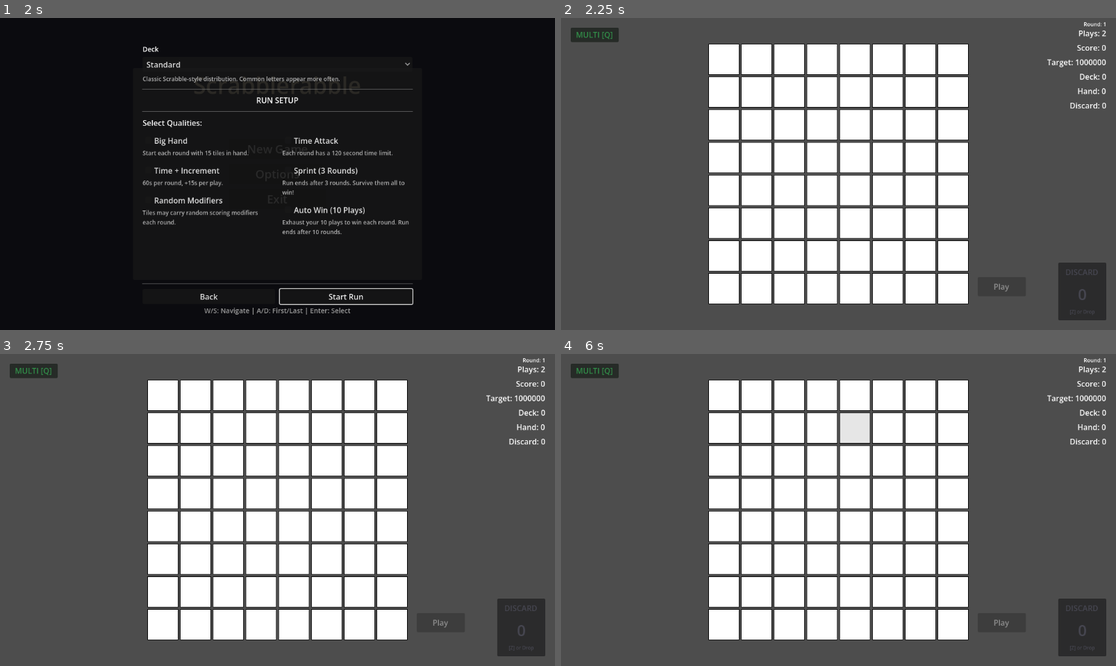
Above: before the commit, frames 1-4 (two rows, left to right).
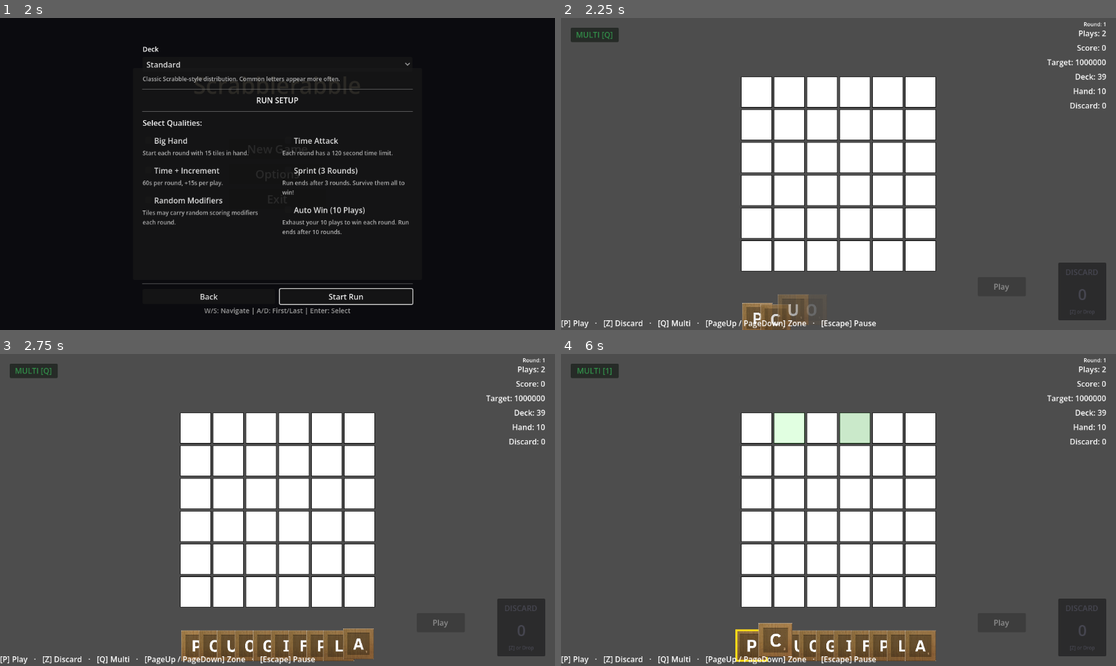
Above: after the commit, the same moments.

Repository: rcmilan/godot-scrabblerabble
Game: Godot game, scene res://scenes/title_screen/title_screen.tscn
Two runs of this game, one before a commit and one after it. Both use one fixed random seed, a clock stepped at 60 frames per second and the inputs below.
Inputs (mouse positions are in pixels of both pictures, inside the frame that each line leads up to):
- Up to frame 1 (2 s): click "New Game" at 0.5 s; click "New Game" at 1.25 s
- Up to frame 2 (2.25 s): click "Start Run" at 2 s
- Up to frame 3 (2.75 s): no input
- Up to frame 4 (6 s): tap Enter (ui_accept) at 2.75, 3.5, 5 s; drag from (721, 394) to (894, 441) at 2.77 s; drag from (755, 394) to (810, 572) at 3.52 s; tap Space (confirm_action) at 4.25, 5.75 s; move the mouse to (788, 394) at 4.27 s; hold D (navigate_right) 4.28-5 s; tap L (draw_tiles) at 4.35 s; click (788, 394) at 4.42 s; drag from (821, 394) to (672, 463) at 5.02 s; drag from (855, 394) to (866, 510) at 5.77 s

Frame 1 is identical in both runs. In frame 2, 17% of the frame differs, in the area x 0-99%, y 8-100%; in frame 3, 18%; in frame 4, 20%, in the area x 0-99%, y 4-100%.
Error before the commit: Parse Error: Cannot infer the type of "unicode" variable because the value doesn't have a set type. (res://scenes/ui/focus_cursor/focus_cursor.gd:220)

Commit message:
fix: explicitly type unicode variable as int

Diff:
--- a/scenes/ui/focus_cursor/focus_cursor.gd
+++ b/scenes/ui/focus_cursor/focus_cursor.gd
@@ -217,7 +217,7 @@
 	if event is InputEventKey and event.is_pressed() and not event.is_echo():
 		# Auto-start typing session on board if a letter is pressed
 		if _state.position.is_board() and _typing_session == null:
-			var unicode := event.unicode
+			var unicode: int = event.unicode
 			if (unicode >= 65 and unicode <= 90) or (unicode >= 97 and unicode <= 122):
 				_start_typing_at(_state.position.board_coords)
 		if _typing_session != null:
